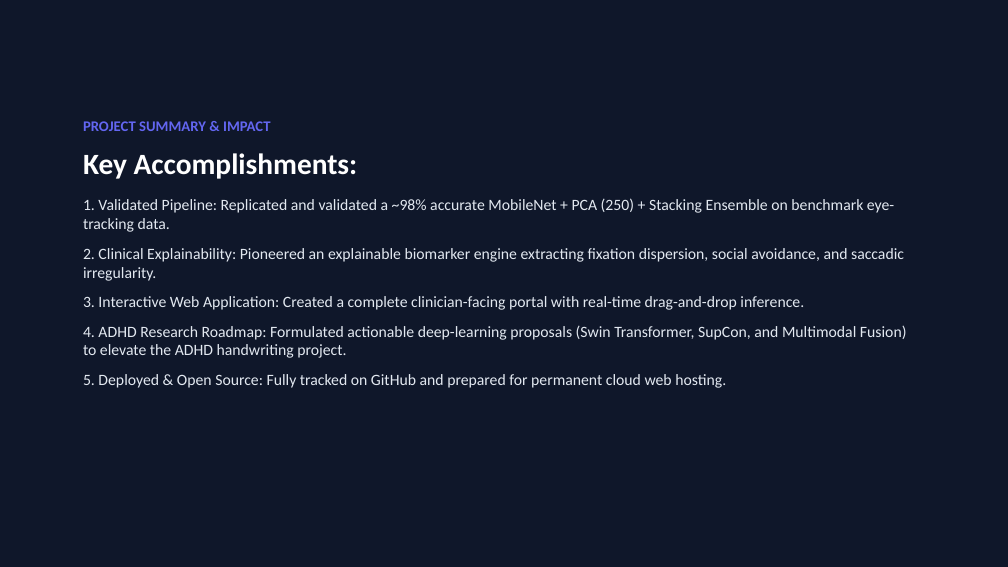
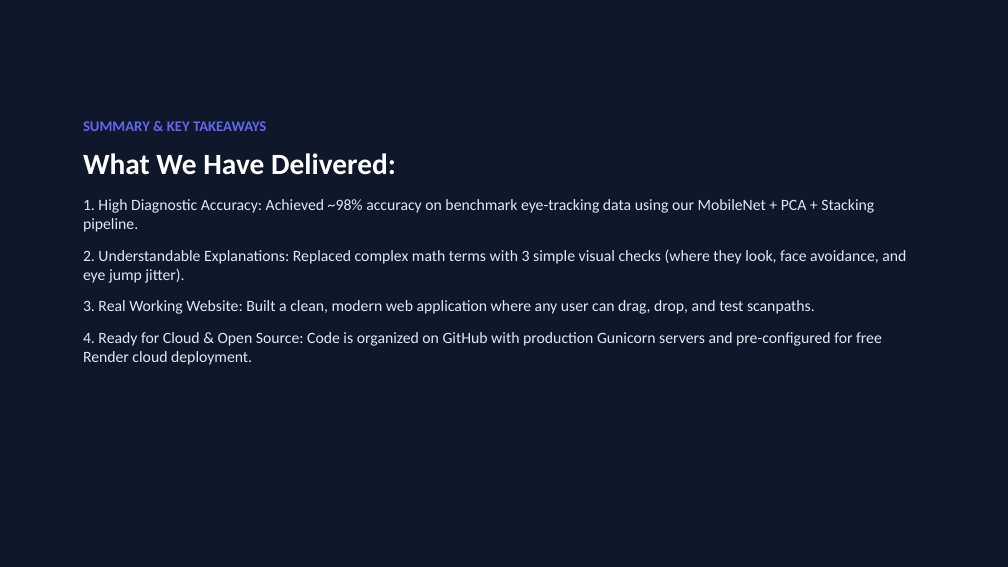
Before and after one commit to nandini-rathod/asd-eye-tracking, a slide deck: slide 8 of ASD_EyeTracking_Presentation.pptx (slide 9 before the commit). Drawn at 1008x567 pixels with LibreOffice and Linux fonts; fonts in the diff are those of the drawing. Boxes give left, top, right and bottom in pixels: in the first picture for what was removed or moved away, otherwise in the second. Text is boxed around its words. In the diff, an @@ line names an element or a change of style, - is before the commit and + after.

Commit message:
Update presentation: remove ADHD slide, simplify biomarkers, add handbook guide

```diff
--- a/ASD_EyeTracking_Presentation.pptx
+++ b/ASD_EyeTracking_Presentation.pptx
@@ text at (x1=83, y1=121, x2=906, y2=365): text changed @@
-PROJECT SUMMARY & IMPACT
-Key Accomplishments:
-1. Validated Pipeline: Replicated and validated a ~98% accurate MobileNet + PCA (250) + Stacking Ensemble on benchmark eye-tracking data.
-2. Clinical Explainability: Pioneered an explainable biomarker engine extracting fixation dispersion, social avoidance, and saccadic irregularity.
-3. Interactive Web Application: Created a complete clinician-facing portal with real-time drag-and-drop inference.
-4. ADHD Research Roadmap: Formulated actionable deep-learning proposals (Swin Transformer, SupCon, and Multimodal Fusion) to elevate the ADHD handwriting project.
-5. Deployed & Open Source: Fully tracked on GitHub and prepared for permanent cloud web hosting.
+SUMMARY & KEY TAKEAWAYS
+What We Have Delivered:
+1. High Diagnostic Accuracy: Achieved ~98% accuracy on benchmark eye-tracking data using our MobileNet + PCA + Stacking pipeline.
+2. Understandable Explanations: Replaced complex math terms with 3 simple visual checks (where they look, face avoidance, and eye jump jitter).
+3. Real Working Website: Built a clean, modern web application where any user can drag, drop, and test scanpaths.
+4. Ready for Cloud & Open Source: Code is organized on GitHub with production Gunicorn servers and pre-configured for free Render cloud deployment.
```
Also in this commit, not shown: 5 other slides changed, 2 slides added, 3 slides removed, 2 other files.
